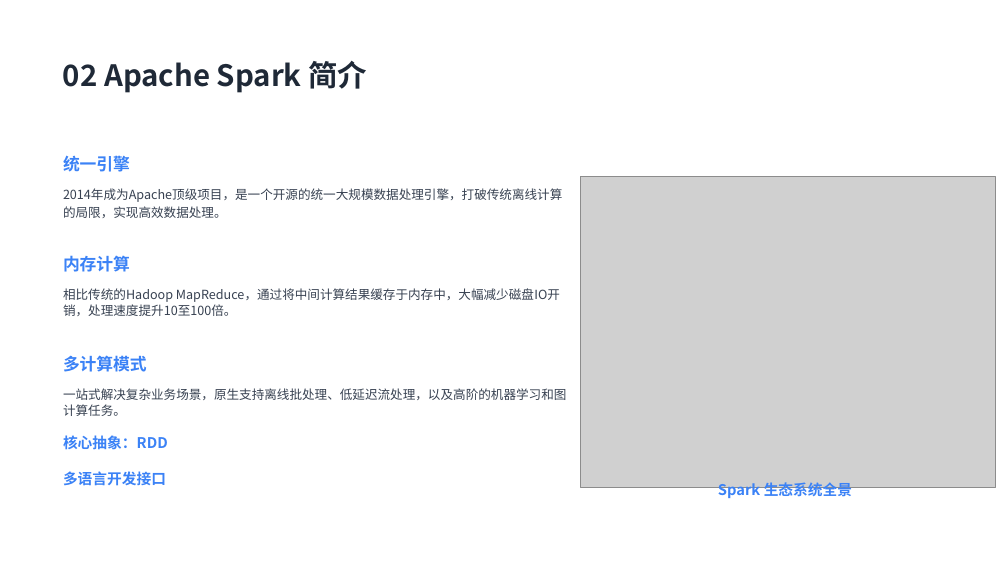
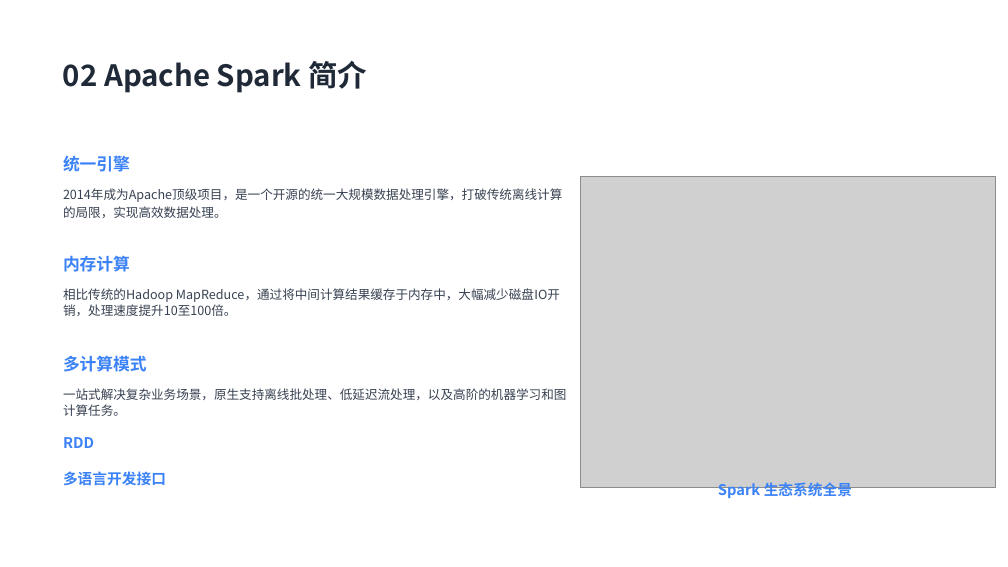
Before and after one commit to fxq45/spark-distributed-lab, a slide deck: slide 4 of docs/基于Apache Spark的分布式计算实验-内容修改.pptx. Drawn at 1008x567 pixels with LibreOffice and Linux fonts; fonts in the diff are those of the drawing; grey boxes stand for pictures. Boxes give left, top, right and bottom in pixels: in the first picture for what was removed or moved away, otherwise in the second. Text is boxed around its words. In the diff, an @@ line names an element or a change of style, - is before the commit and + after.

```diff
--- a/docs/基于Apache Spark的分布式计算实验-内容修改.pptx
+++ b/docs/基于Apache Spark的分布式计算实验-内容修改.pptx
@@ text at <box>63,437,94,448</box>: text changed @@
-核心抽象：RDD
+RDD
```
Also in this commit, not shown: 11 other slides changed, 1 slide added, 1 slide removed, 8 other files.
